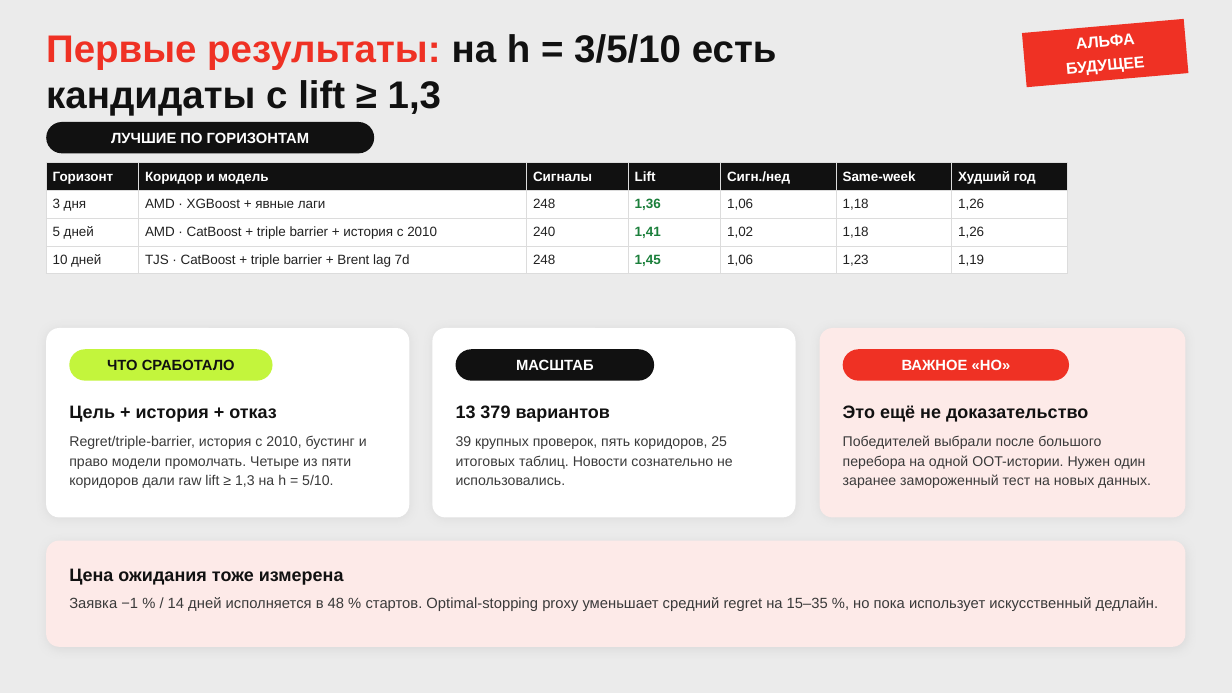
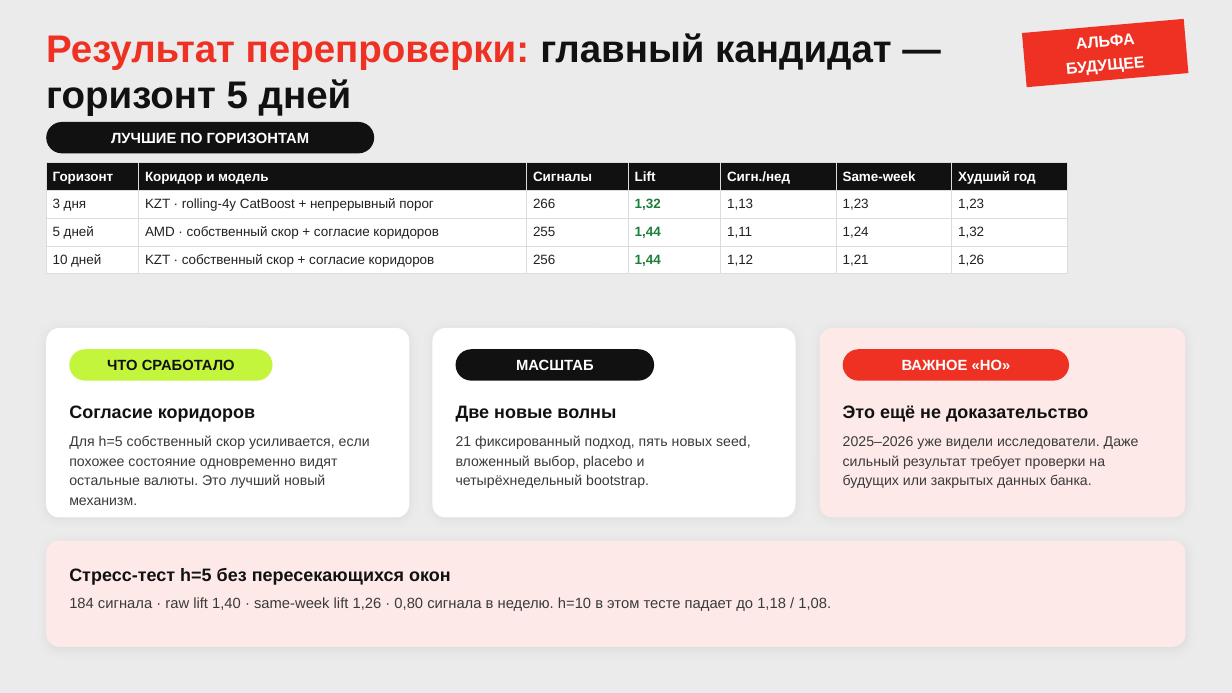
Before and after one commit to ne-olya/fx-pulse, a slide deck: slide 8 of docs/presentation/fx-pulse-interim.pptx. Drawn at 1232x693 pixels with LibreOffice and Linux fonts; fonts in the diff are those of the drawing. Boxes give left, top, right and bottom in pixels: in the first picture for what was removed or moved away, otherwise in the second. Text is boxed around its words. In the diff, an @@ line names an element or a change of style, - is before the commit and + after.

```diff
--- a/docs/presentation/fx-pulse-interim.pptx
+++ b/docs/presentation/fx-pulse-interim.pptx
@@ text at bbox=[46, 33, 892, 115]: text changed @@
-Первые результаты: на h = 3/5/10 есть кандидаты с lift ≥ 1,3
+Результат перепроверки: главный кандидат — горизонт 5 дней
@@ table at bbox=[46, 163, 1067, 271] @@
-row 2: 3 дня | AMD · XGBoost + явные лаги | 248 | 1,36 | 1,06 | 1,18 | 1,26
+row 2: 3 дня | KZT · rolling-4y CatBoost + непрерывный порог | 266 | 1,32 | 1,13 | 1,23 | 1,23
-row 3: 5 дней | AMD · CatBoost + triple barrier + история с 2010 | 240 | 1,41 | 1,02 | 1,18 | 1,26
+row 3: 5 дней | AMD · собственный скор + согласие коридоров | 255 | 1,44 | 1,11 | 1,24 | 1,32
-row 4: 10 дней | TJS · CatBoost + triple barrier + Brent lag 7d | 248 | 1,45 | 1,06 | 1,23 | 1,19
+row 4: 10 дней | KZT · собственный скор + согласие коридоров | 256 | 1,44 | 1,12 | 1,21 | 1,26
@@ text at bbox=[69, 405, 255, 422]: text changed @@
-Цель + история + отказ
+Согласие коридоров
@@ text at bbox=[456, 405, 616, 422]: text changed @@
-13 379 вариантов
+Две новые волны
@@ text at bbox=[69, 435, 370, 505]: text changed @@
-Regret/triple-barrier, история с 2010, бустинг и право модели промолчать. Четыре из пяти коридоров дали raw lift ≥ 1,3 на h = 5/10.
+Для h=5 собственный скор усиливается, если похожее состояние одновременно видят остальные валюты. Это лучший новый механизм.
@@ text at bbox=[456, 435, 751, 488]: text changed @@
-39 крупных проверок, пять коридоров, 25 итоговых таблиц. Новости сознательно не использовались.
+21 фиксированный подход, пять новых seed, вложенный выбор, placebo и четырёхнедельный bootstrap.
@@ text at bbox=[843, 436, 1139, 488]: text changed @@
-Победителей выбрали после большого перебора на одной OOT-истории. Нужен один заранее замороженный тест на новых данных.
+2025–2026 уже видели исследователи. Даже сильный результат требует проверки на будущих или закрытых данных банка.
@@ text at bbox=[69, 568, 451, 585]: text changed @@
-Цена ожидания тоже измерена
+Стресс-тест h=5 без пересекающихся окон
@@ text at bbox=[69, 597, 831, 611]: text changed @@
-Заявка −1 % / 14 дней исполняется в 48 % стартов. Optimal-stopping proxy уменьшает средний regret на 15–35 %, но пока использует искусственный дедлайн.
+184 сигнала · raw lift 1,40 · same-week lift 1,26 · 0,80 сигнала в неделю. h=10 в этом тесте падает до 1,18 / 1,08.
```
Also in this commit, not shown: 6 other slides changed, 15 other files.
